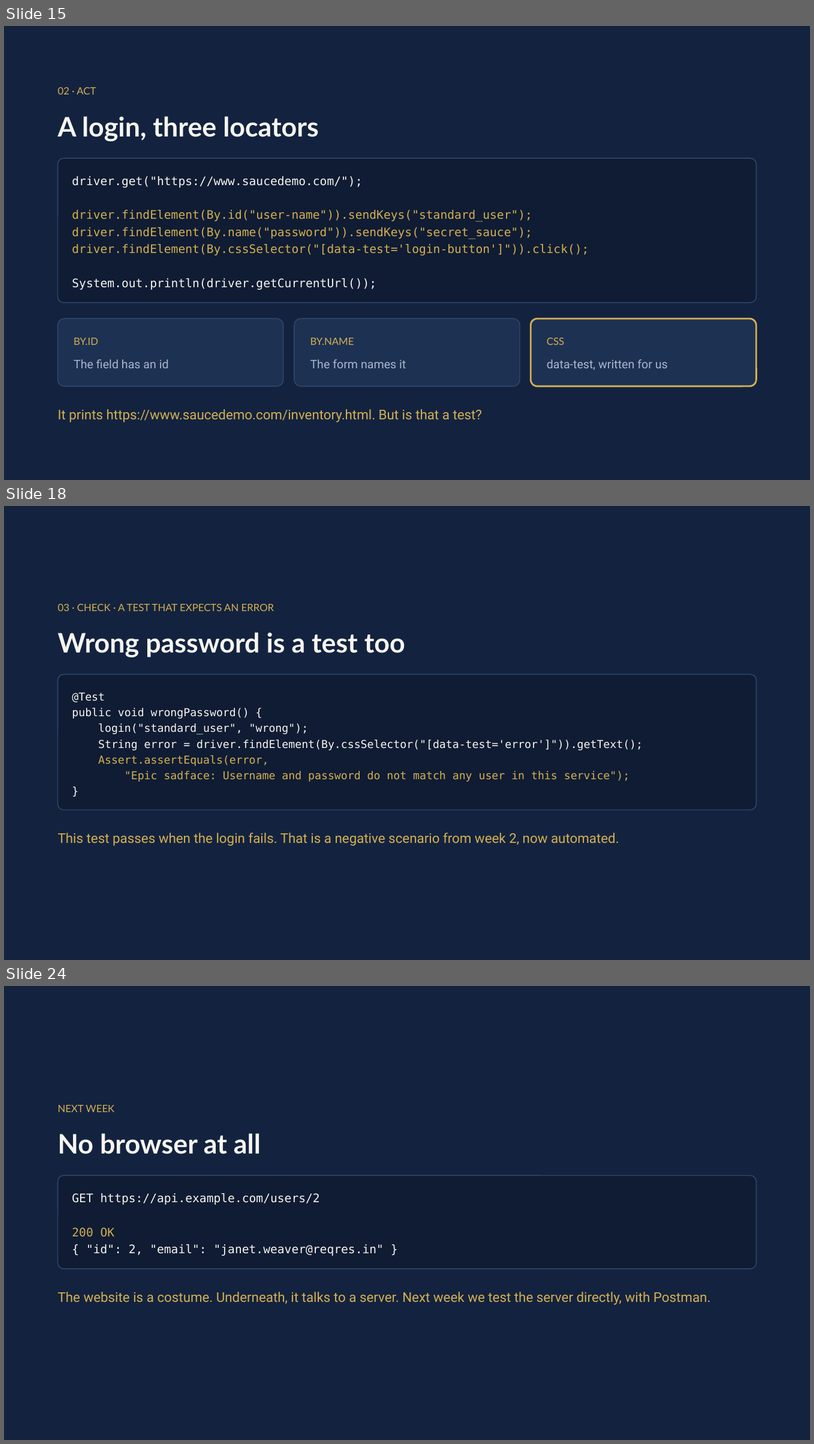
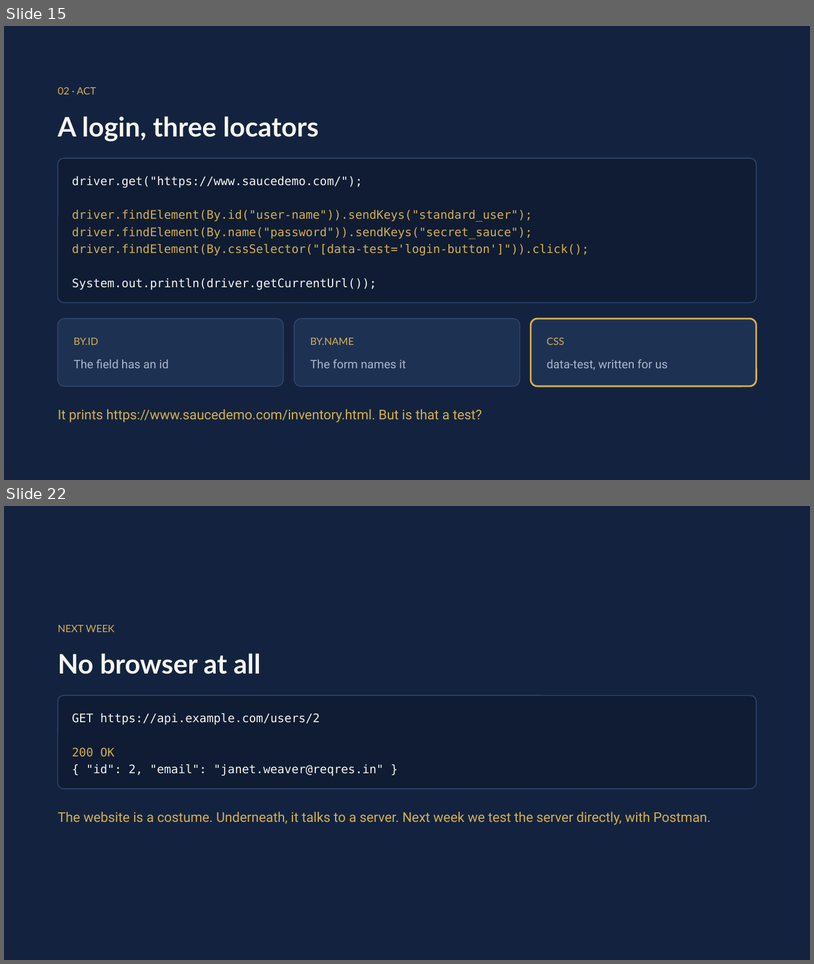
Before and after one commit to MohamedShehab280/software-testing, a slide deck: week-04/Week 4 - Locators and Assertions.pptx. Shown one above the other, each under a label of ours: slides 15, 18 and 24 before the commit, slides 15 and 22 after it; the slides between them are not shown. The pictures are 814x1444 and 814x964 pixels, drawn with LibreOffice and Linux fonts; fonts in the diff are those of the drawing. Boxes give left, top, right and bottom in pixels: in the first picture for what was removed or moved away, otherwise in the second. Text is boxed around its words. In the diff, an @@ line names an element or a change of style, - is before the commit and + after.

Commit message:
Week 4: assert is one example, the task gets its own slides

```diff
--- a/week-04/Week 4 - Locators and Assertions.pptx
+++ b/week-04/Week 4 - Locators and Assertions.pptx
@@ slide 18 removed at <box>4,506,810,960</box>, background #13233F @@
@@ text removed at <box>58,604,275,611</box> @@
-03 · CHECK · A TEST THAT EXPECTS AN ERROR
@@ text removed at <box>58,632,405,657</box> @@
-Wrong password is a test too
@@ rounded rectangle removed at <box>58,674,757,810</box> @@
@@ text removed at <box>72,692,105,702</box> @@
-@Test
@@ text removed at <box>72,708,249,718</box> @@
-public void wrongPassword() {
@@ text removed at <box>98,723,309,735</box> @@
-login("standard_user", "wrong");
@@ text removed at <box>98,739,643,750</box> @@
-String error = driver.findElement(By.cssSelector("[data-test='error']")).getText();
@@ text removed at <box>98,755,269,766</box> @@
-Assert.assertEquals(error,
@@ text removed at <box>125,771,630,781</box> @@
-"Epic sadface: Username and password do not match any user in this service");
@@ text removed at <box>72,781,742,797</box> @@
-}
@@ text removed at <box>58,832,620,846</box> @@
-This test passes when the login fails. That is a negative scenario from week 2, now automated.
@@ what was slide 24 is now slide 22 @@
```
Also in this commit, not shown: 3 slides changed, 5 slides added, 6 other slides removed, 1 other file.
